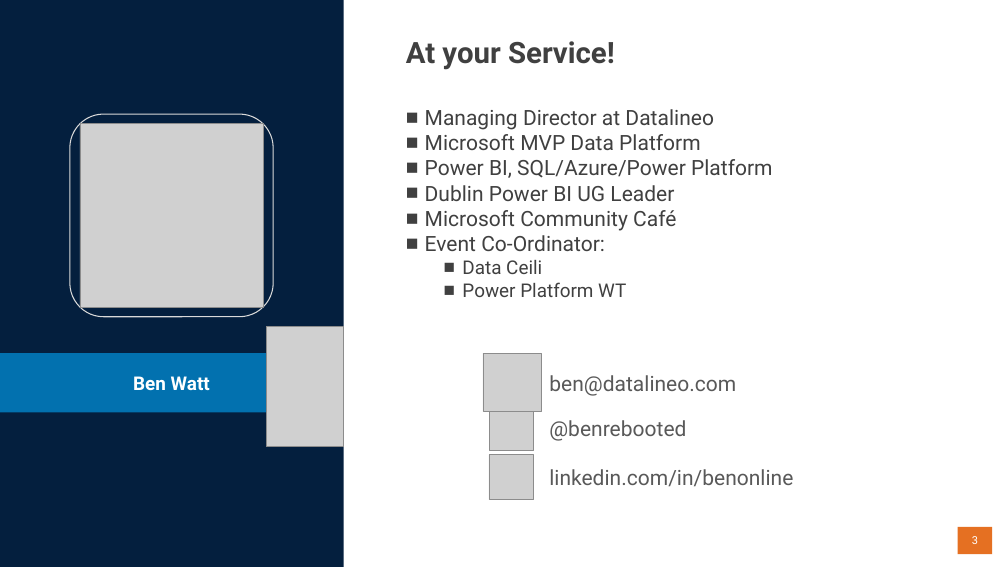
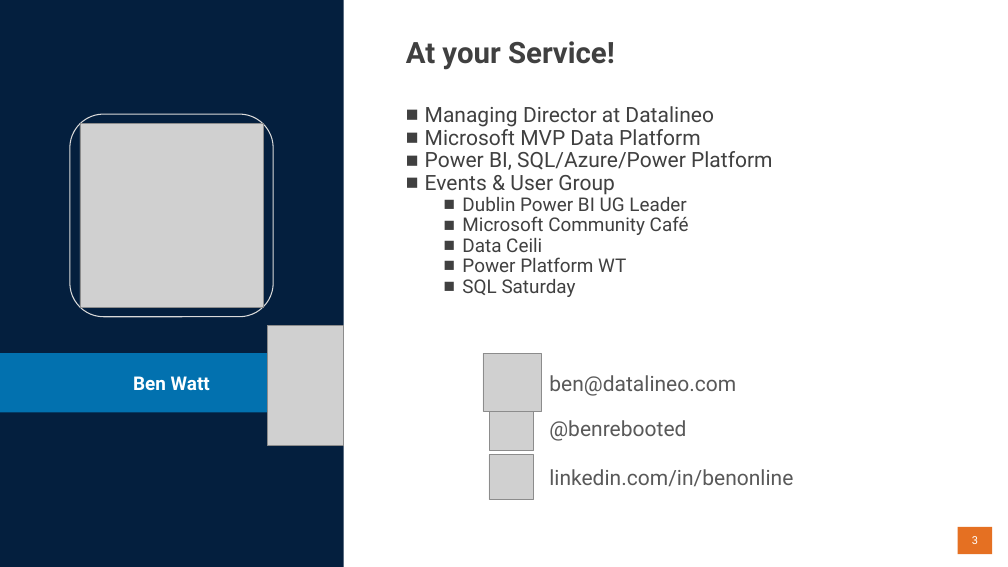
Before and after one commit to datalineo/sessions, a slide deck: slide 3 of Power Automate Image Analytics/Power Automate Image Analytics.pptx. Drawn at 1008x567 pixels with LibreOffice and Linux fonts; fonts in the diff are those of the drawing; grey boxes stand for pictures; background and template pictures are left out. Boxes give left, top, right and bottom in pixels: in the first picture for what was removed or moved away, otherwise in the second. Text is boxed around its words. In the diff, an @@ line names an element or a change of style, - is before the commit and + after.

```diff
--- a/Power Automate Image Analytics/Power Automate Image Analytics.pptx
+++ b/Power Automate Image Analytics/Power Automate Image Analytics.pptx
@@ text at (425,106,773,272): size 20 to 18 pt in "Dublin Power BI UG Leader", "Microsoft Community Café"; line spacing 1 to 0.9; list level 1 to 2 in "Dublin Power BI UG Leader"; list level 1 to 2 in "Microsoft Community Café" @@
@@ text at (425,175,615,195): paragraph added @@
+■ Events & User Group
@@ text at (425,235,605,251): paragraph removed @@
-■ Event Co-Ordinator:
@@ text at (462,279,576,297): paragraph added @@
+  ■ SQL Saturday
```
Also in this commit, not shown: 2 other slides changed, 3 other files.
